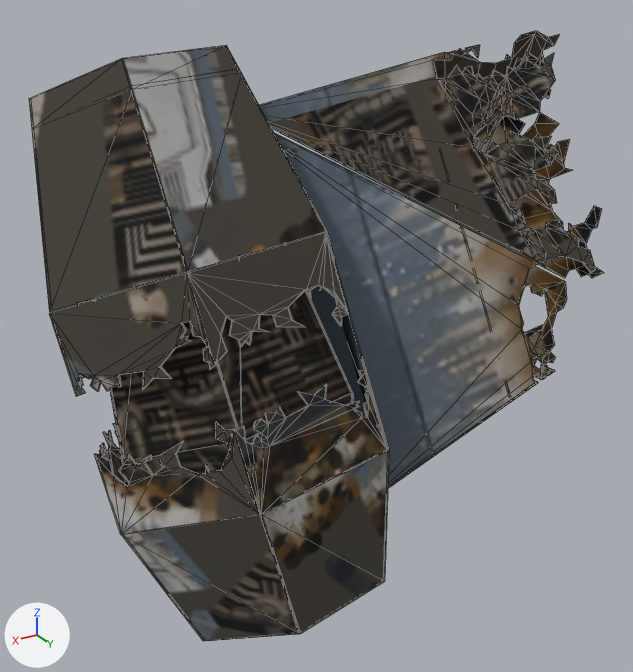
The glTF model game/assets/objects/crashengine_cad.glb as it was, and as the next commit left it.
Before and after are seen from a 50 mm lens placed at (19.0, 35.2, 21.0), pointed at (0.7, 4.7, 5.7). Arrows for +X, +Y and +Z are at lower left; the lights stay in place. The first picture is the older version. Mesh edges are drawn as thin lines. Vertices at exactly the same position are counted once.

In view in the first picture: 'Crash Engine'.
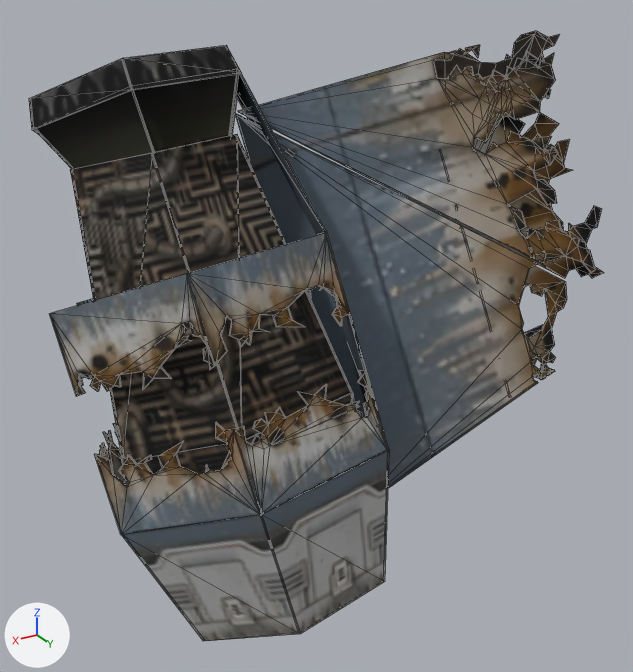
Edits to the bpy script that builds the scene:
```text
Change me_crash_engine:
    used by ob_crash_engine; location = (0.0, 0.0, 0.0)
    remove me_crash_engine.from_pydata(...)  # 1527 vertices, 2956 faces; spans x -11.0..11.9, y -3.5..12.5, z -5.5..18.2
    add me_crash_engine.from_pydata(...)  # 1510 vertices, 2916 faces; spans x -11.0..11.9, y -3.5..12.5, z -5.5..18.2
    me_crash_engine part 1
    17 vertices are removed from x -0.3..11.9, y -2.1..8.6, z 7.0..11.4
    78 faces are deleted
    1 vertex moves within x 3.4, y -2.1, z 7.3
    38 new faces join them
    me_crash_engine part 2: 2509 kept faces spanning x -11.0..11.9, y -3.5..12.5, z -5.5..18.2 get new texture (UV) coordinates
```

Boxes [x1, y1, x2, y2] around the edits, measured in the pictures (633 x 672 px):
part 1 of me_crash_engine, cut back: before [29, 45, 327, 312]; after [29, 45, 241, 134]
part 2 of me_crash_engine, surface changed (black to grey): [49, 45, 596, 641] in both
